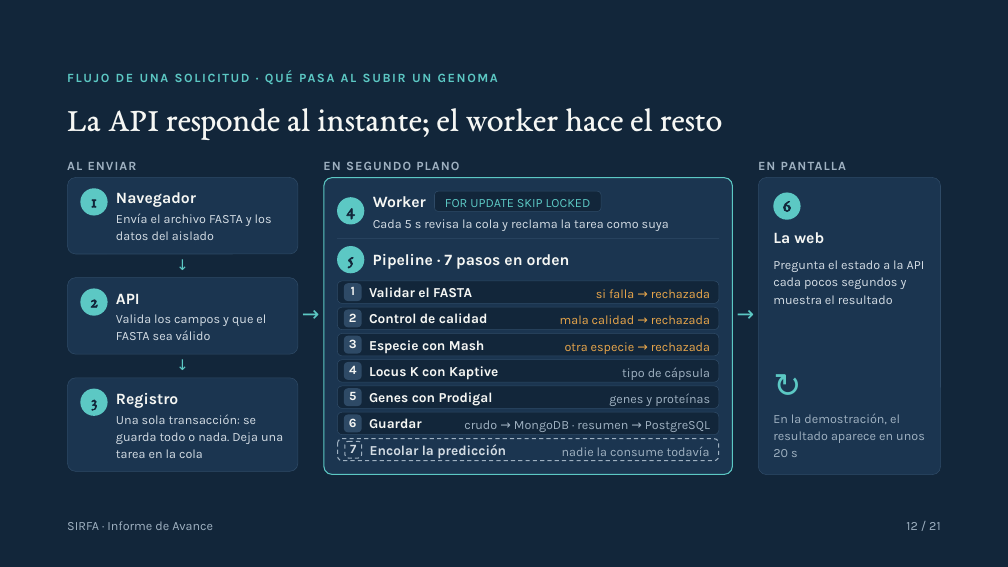
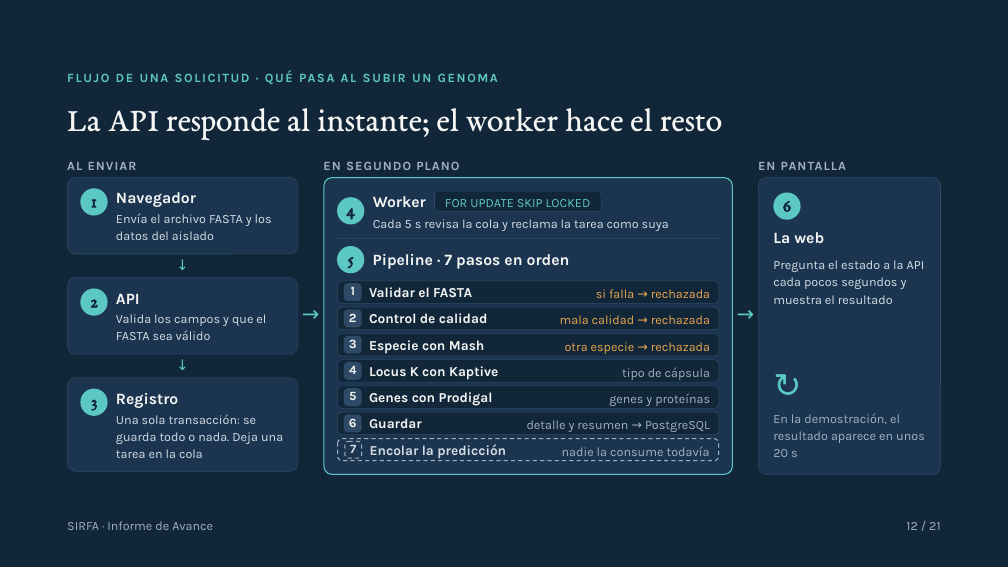
Before and after one commit to johao21/Capstone, a slide deck: slide 12 of Fase 2/Presentacion_SIRFA_Fase2.pptx. Drawn at 1008x567 pixels with LibreOffice and Linux fonts; fonts in the diff are those of the drawing. Boxes give left, top, right and bottom in pixels: in the first picture for what was removed or moved away, otherwise in the second. Text is boxed around its words. In the diff, an @@ line names an element or a change of style, - is before the commit and + after.

Commit message:
Presentaciones y diagramas de arquitectura sin la base documental del diseno original
Presentacion de Fase 1, de Fase 2 y final, y los diagramas de componentes y de despliegue: una sola base de datos (PostgreSQL con JSONB), cuatro servicios.

```diff
--- a/Fase 2/Presentacion_SIRFA_Fase2.pptx
+++ b/Fase 2/Presentacion_SIRFA_Fase2.pptx
@@ text at (527,420,710,432): text changed @@
-crudo → MongoDB · resumen → PostgreSQL
+detalle y resumen → PostgreSQL
```
Also in this commit, not shown: 7 other slides changed, 4 other files.
